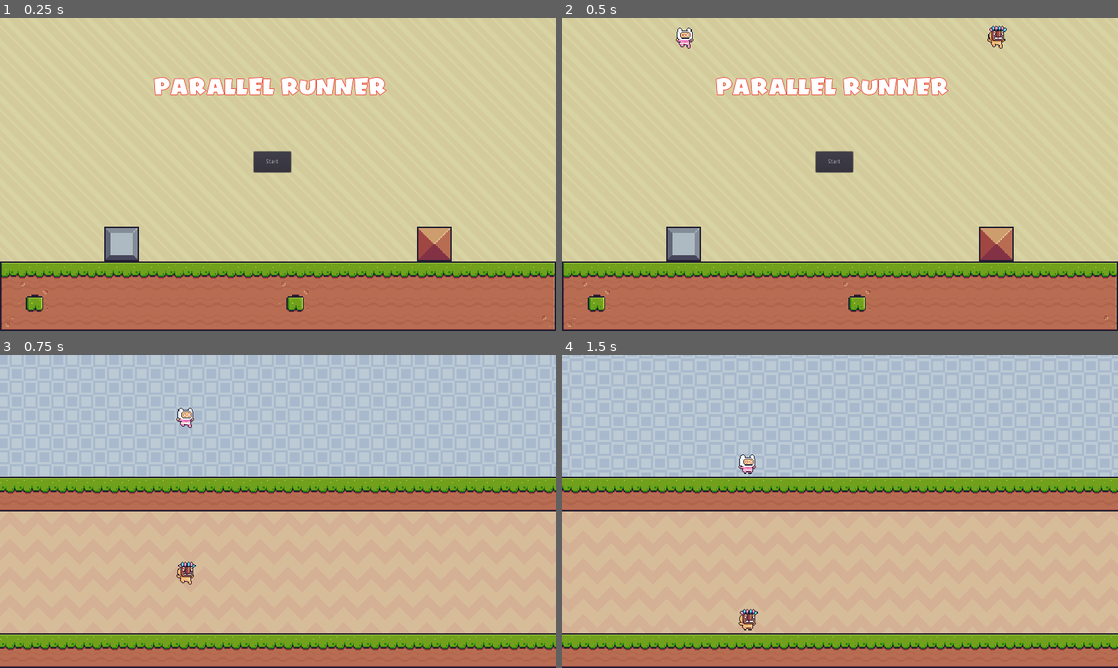
Above: before the commit, frames 1-4 (two rows, left to right).
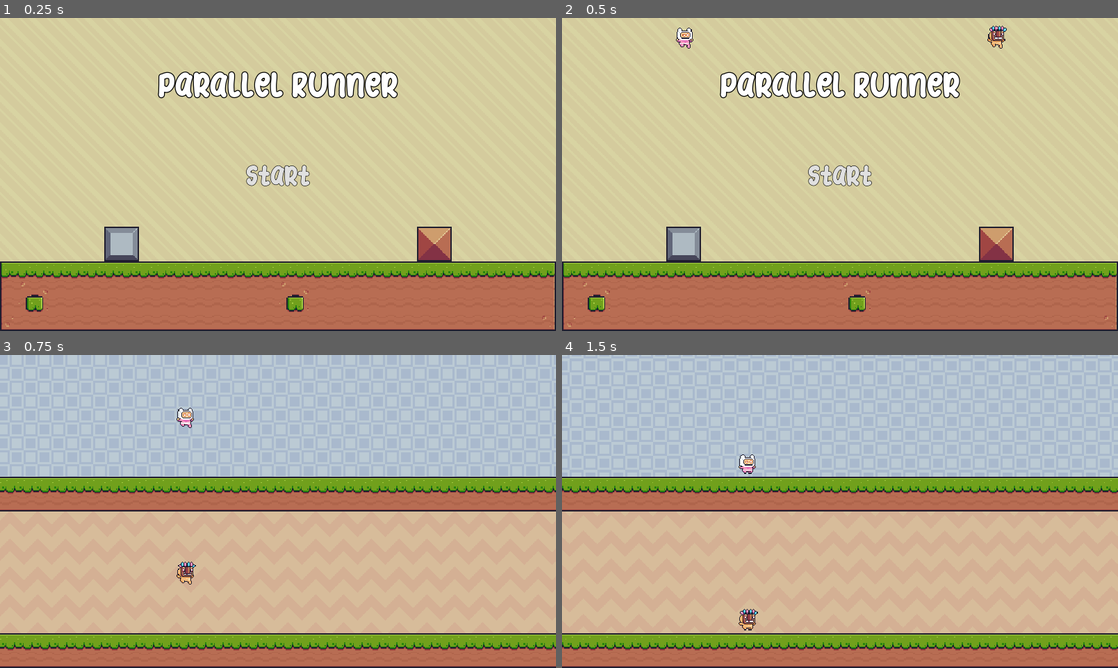
Above: after the commit, the same moments.

Repository: NickSpyker/ParallelRunner
Game: Godot game, scene res://scenes/Main.tscn
The game is run twice, just before and just after one commit, with the same random seed, the same clock (stepped at 60 frames per second) and the same inputs.
Inputs:
- Up to frame 1 (0.25 s): no input
- Up to frame 2 (0.5 s): no input
- Up to frame 3 (0.75 s): click "Start" at 0.5 s
- Up to frame 4 (1.5 s): no input

The runs differ from the first frame. In frame 1, 3.5% of the frame differs, in the area x 27-72%, y 16-54%; in frame 2, 3.5%; in frame 3, nothing differs; in frame 4, nothing differs.

Commit message:
add better menu

Diff:
--- a/scenes/Main.tscn
+++ b/scenes/Main.tscn
@@ -1,15 +1,21 @@
-[gd_scene load_steps=35 format=2]
+[gd_scene load_steps=36 format=2]
 
 [ext_resource path="res://scripts/Main.gd" type="Script" id=1]
 [ext_resource path="res://assets/Background/Yellow.png" type="Texture" id=2]
-[ext_resource path="res://assets/Fonts/Comics Deluxe.ttf" type="DynamicFontData" id=3]
+[ext_resource path="res://assets/Fonts/Fruits Donut.ttf" type="DynamicFontData" id=3]
 [ext_resource path="res://assets/Terrain/Terrain (16x16).png" type="Texture" id=4]
 [ext_resource path="res://objects/Player.tscn" type="PackedScene" id=5]
 
+[sub_resource type="DynamicFont" id=30]
+size = 65
+outline_size = 1
+outline_color = Color( 0, 0, 0, 1 )
+font_data = ExtResource( 3 )
+
 [sub_resource type="DynamicFont" id=1]
-size = 50
-outline_size = 1
-outline_color = Color( 1, 0, 0, 1 )
+size = 80
+outline_size = 2
+outline_color = Color( 0, 0, 0, 1 )
 font_data = ExtResource( 3 )
 
 [sub_resource type="ConvexPolygonShape2D" id=2]
@@ -354,17 +360,19 @@
 region_rect = Rect2( 0, 0, 1280, 720 )
 
 [node name="StartButton" type="Button" parent="."]
-margin_left = 584.0
-margin_top = 307.0
-margin_right = 670.0
-margin_bottom = 355.0
+margin_left = 540.0
+margin_top = 310.0
+margin_right = 740.0
+margin_bottom = 410.0
+custom_fonts/font = SubResource( 30 )
 text = "Start"
+flat = true
+icon_align = 1
 
 [node name="Title" type="Label" parent="."]
-margin_left = 353.0
-margin_top = 123.0
-margin_right = 890.0
-margin_bottom = 189.0
+margin_top = 100.0
+margin_right = 1280.0
+margin_bottom = 200.0
 custom_fonts/font = SubResource( 1 )
 text = "Parallel Runner"
 align = 1
Binary file added: assets/Fonts/Fruits Donut.ttf
